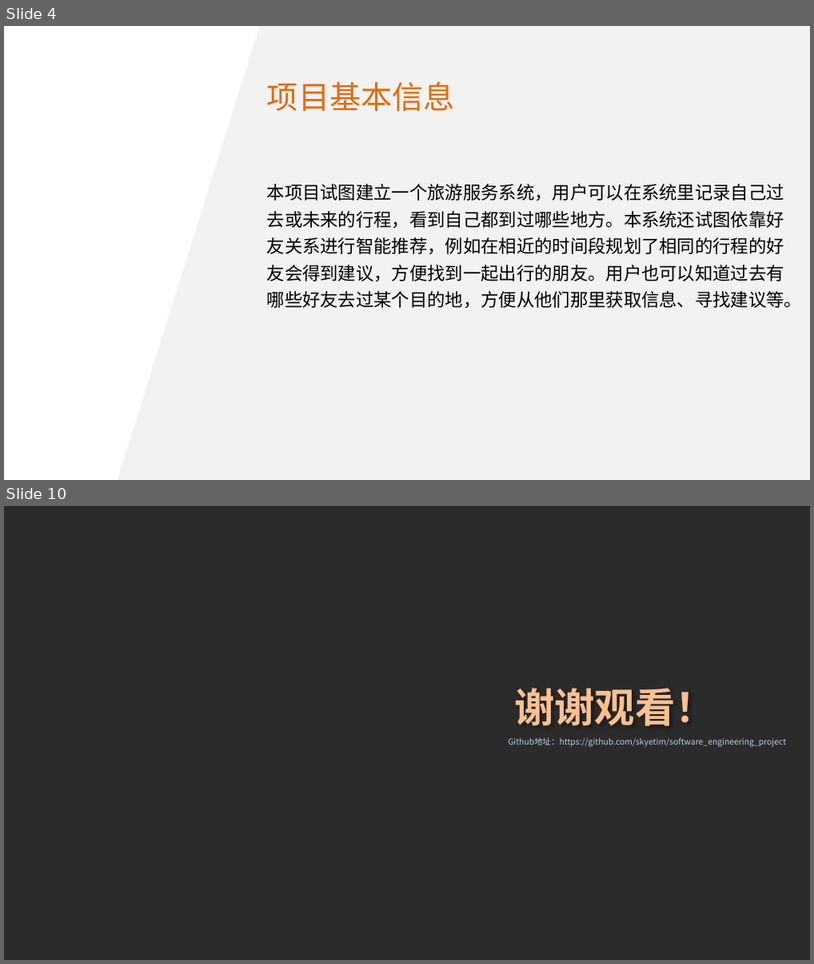
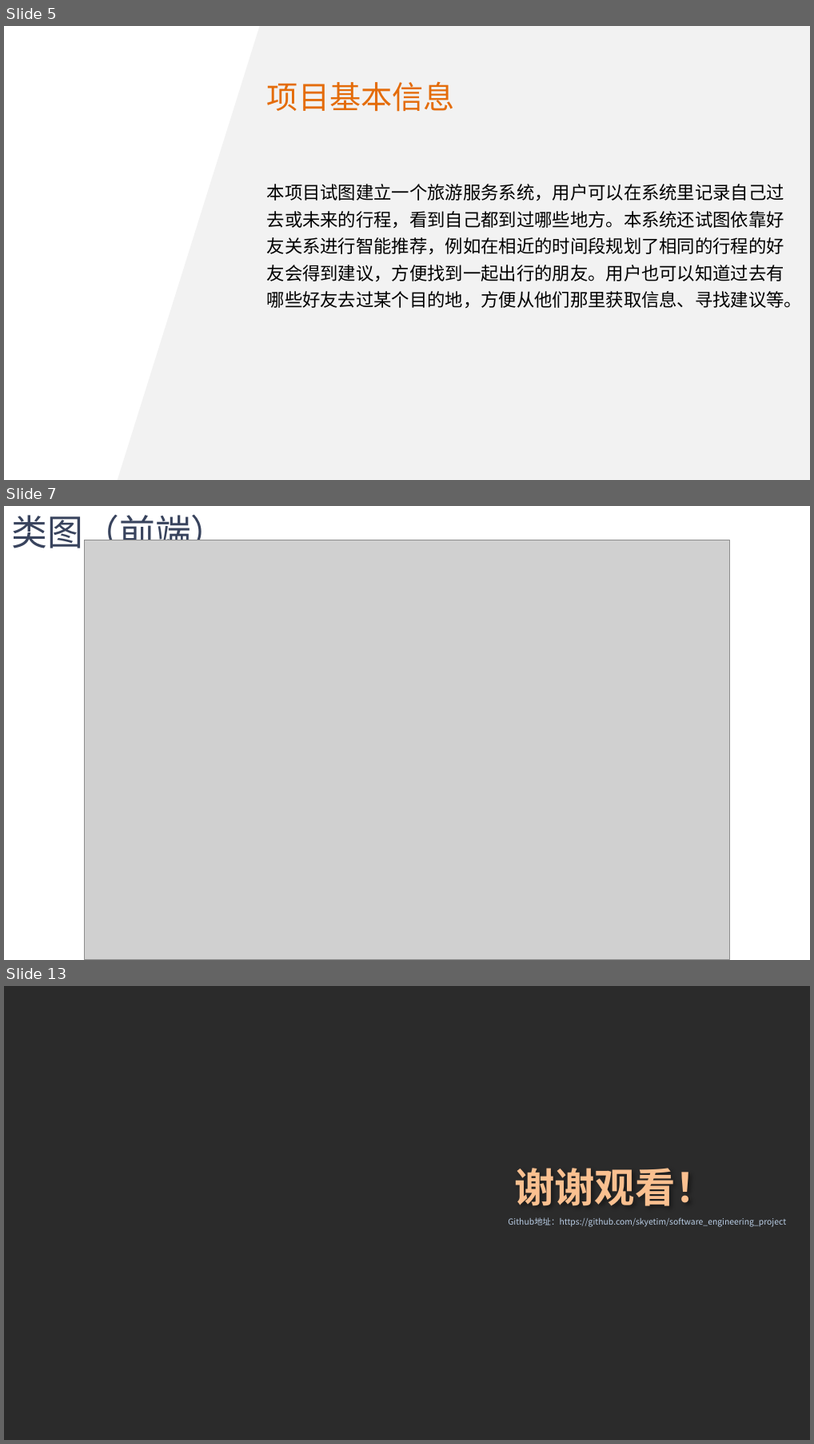
Before and after one commit to skyetim/travel_planning_website, a slide deck: doc/第二阶段课堂展示/第二阶段课堂展示.pptx. Shown one above the other, each under a label of ours: slides 4 and 10 before the commit, slides 5, 7 and 13 after it; the slides between them are not shown. The pictures are 814x964 and 814x1444 pixels, drawn with LibreOffice and Linux fonts; fonts in the diff are those of the drawing; grey boxes stand for pictures; background and template pictures are left out; a plain dark background stands for a picture behind light text. Boxes give left, top, right and bottom in pixels: in the first picture for what was removed or moved away, otherwise in the second. Text is boxed around its words. In the diff, an @@ line names an element or a change of style, - is before the commit and + after.

Commit message:
doc: 增加前端类图 & 修改模板

```diff
--- a/doc/第二阶段课堂展示/第二阶段课堂展示.pptx
+++ b/doc/第二阶段课堂展示/第二阶段课堂展示.pptx
@@ slide 7 added at (x1=4, y1=506, x2=810, y2=960), background #FFFFFF @@
@@ text added at (x1=12, y1=515, x2=227, y2=555), 32 pt, text #38435D @@
+类图（前端）
@@ picture added at (x1=85, y1=540, x2=730, y2=960) @@
@@ what was slide 4 is now slide 5 @@
@@ what was slide 10 is now slide 13 @@
```
Also in this commit, not shown: 8 slides changed, 2 other slides added.
